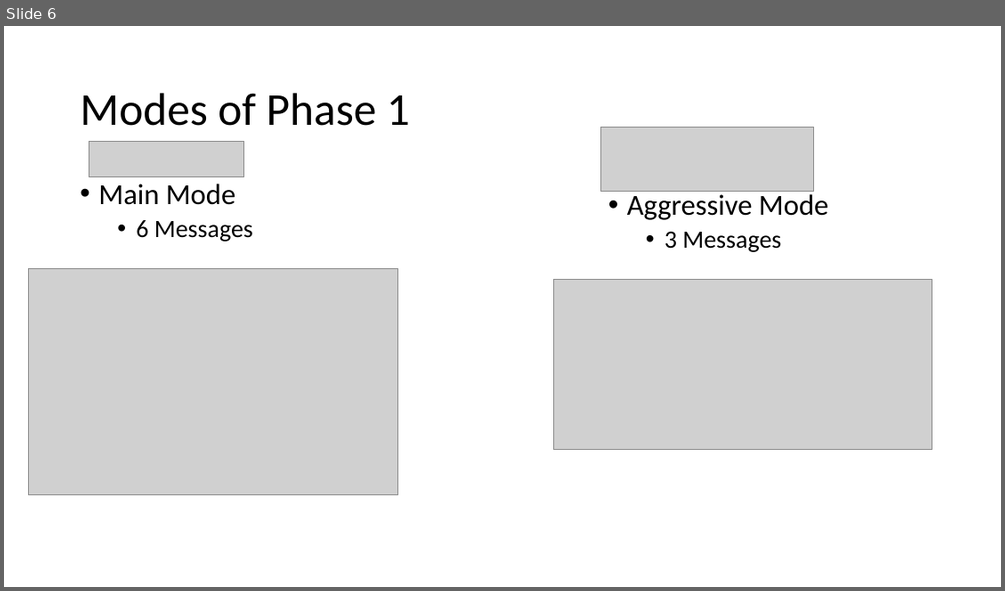
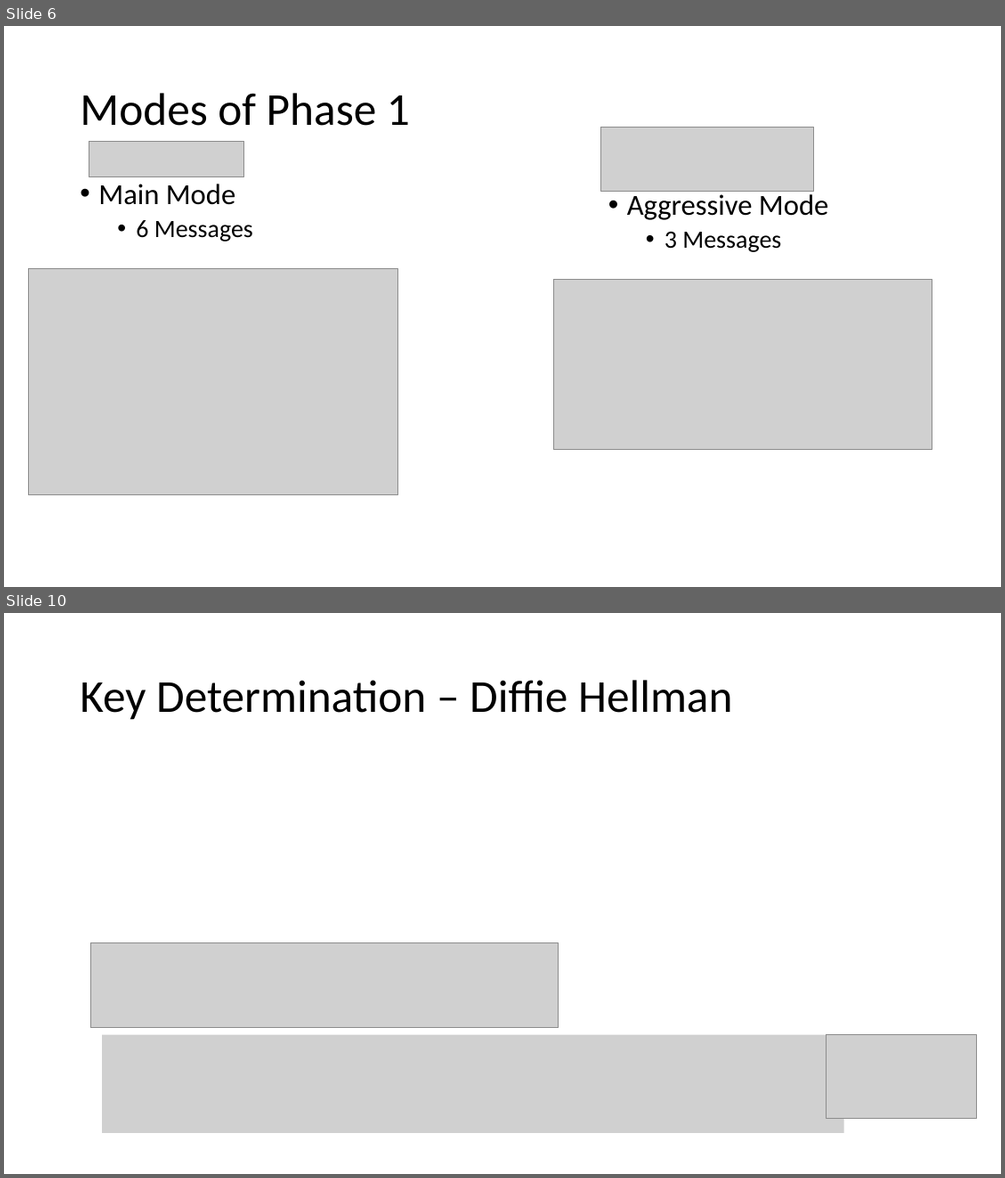
Before and after one commit to ndbellew/AppliedCryptography, a slide deck: Assignments/InternetKeyExchange/Internet Key Exchange.pptx. Shown one above the other, each under a label of ours: slide 6 before the commit, slides 6 and 10 after it; the slides between them are not shown. The pictures are 1005x591 and 1005x1178 pixels, drawn with LibreOffice and Linux fonts; fonts in the diff are those of the drawing; grey boxes stand for pictures. Boxes give left, top, right and bottom in pixels: in the first picture for what was removed or moved away, otherwise in the second. Text is boxed around its words. In the diff, an @@ line names an element or a change of style, - is before the commit and + after.

```diff
--- a/Assignments/InternetKeyExchange/Internet Key Exchange.pptx
+++ b/Assignments/InternetKeyExchange/Internet Key Exchange.pptx
@@ slide 10 added at [4,613,1001,1174], background #FFFFFF @@
@@ title added at [80,680,732,720], 44 pt, text #000000 @@
+Key Determination – Diffie Hellman
@@ picture added at [90,943,558,1028] @@
@@ picture added at [102,1035,844,1133] @@
@@ picture added at [825,1035,977,1119] @@
```
Also in this commit, not shown: 6 slides changed, 5 other slides added, 4 slides removed.
